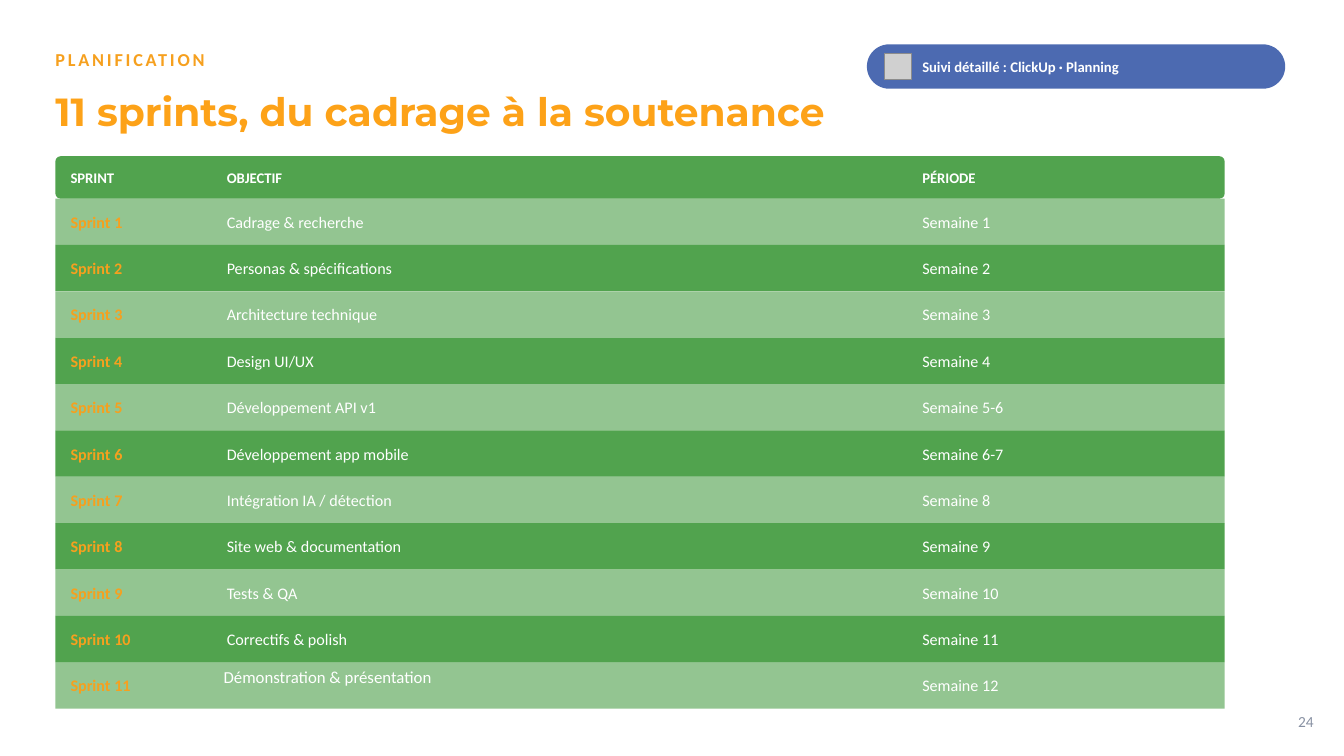
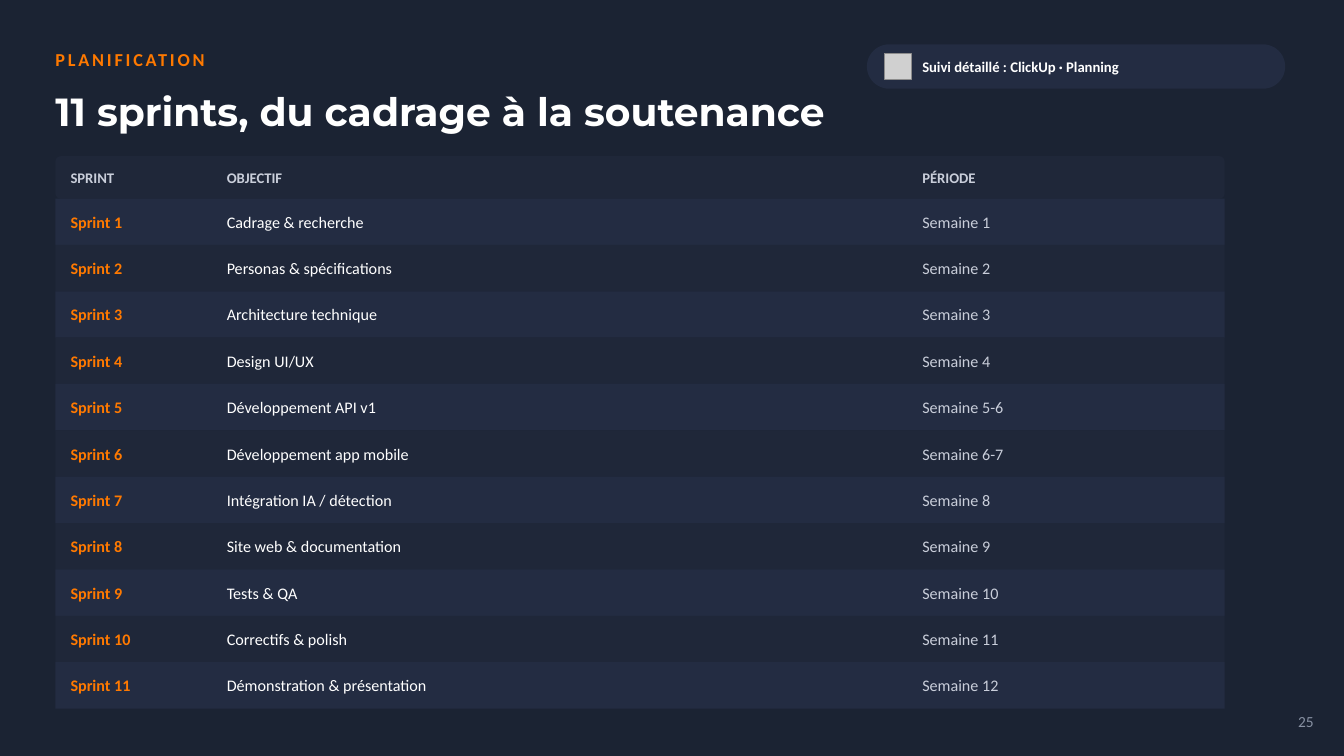
Before and after one commit to kwismo-support/Kwismo, a slide deck: slide 25 of cadrage/KWISMO_Presentation_Dark.pptx (slide 24 before the commit). Drawn at 1344x756 pixels with LibreOffice and Linux fonts; fonts in the diff are those of the drawing; grey boxes stand for pictures; background and template pictures are left out. Boxes give left, top, right and bottom in pixels: in the first picture for what was removed or moved away, otherwise in the second. Text is boxed around its words. In the diff, an @@ line names an element or a change of style, - is before the commit and + after.

```diff
--- a/cadrage/KWISMO_Presentation_Dark.pptx
+++ b/cadrage/KWISMO_Presentation_Dark.pptx
@@ background #FFFFFF to picture (left out) @@
@@ rounded rectangle at bbox=[867, 44, 1286, 89]: fill #4C6AB1 to #232C42 @@
@@ text "11 sprints, du cadrage à ..." at bbox=[55, 95, 824, 134]: text colour #FDA218 to #FFFFFF @@
@@ fill #51A34E to #1F2739 in 6 elements at bbox=[55, 156, 1225, 199], bbox=[55, 245, 1225, 291], bbox=[55, 338, 1225, 384], bbox=[55, 431, 1225, 477], bbox=[55, 523, 1225, 570], bbox=[55, 616, 1225, 662] @@
@@ fill #51A34E at 62% opacity to #232C42 in 6 elements at bbox=[55, 199, 1225, 245], bbox=[55, 291, 1225, 338], bbox=[55, 384, 1225, 431], bbox=[55, 477, 1225, 523], bbox=[55, 570, 1225, 616], bbox=[55, 662, 1225, 709] @@
@@ text colour #F6A01E to #FF7900 in 12 elements at bbox=[55, 42, 1064, 77], bbox=[71, 216, 122, 231], bbox=[71, 262, 122, 277], bbox=[71, 308, 122, 323], bbox=[71, 355, 122, 370], bbox=[71, 401, 122, 416], bbox=[71, 448, 122, 463], bbox=[71, 494, 122, 509], bbox=[71, 540, 122, 555], bbox=[71, 587, 122, 602], bbox=[71, 633, 130, 648], bbox=[71, 679, 130, 694] @@
@@ text "Démonstration & présentation": place and size @@
-text "Démonstration & présentation" at bbox=[224, 671, 432, 686]
+text "Démonstration & présentation" at bbox=[227, 680, 426, 694]
@@ text "Démonstration & présentation" at bbox=[227, 680, 426, 694]: size 12 to 11.5 pt; vertical alignment top to middle @@
@@ text colour #FFFFFF to #C9CEDA in 14 elements at bbox=[71, 173, 115, 183], bbox=[227, 173, 282, 183], bbox=[922, 170, 975, 183], bbox=[922, 217, 990, 228], bbox=[922, 263, 990, 274], bbox=[922, 309, 990, 320], bbox=[922, 356, 990, 367], bbox=[922, 402, 1003, 413], bbox=[922, 449, 1003, 460], bbox=[922, 495, 990, 506], bbox=[922, 541, 990, 552], bbox=[922, 588, 998, 599], bbox=[922, 634, 998, 645], bbox=[922, 680, 998, 691] @@
@@ text at bbox=[1298, 717, 1314, 727]: text changed @@
-24
+25
```
Also in this commit, not shown: 24 other slides changed, 2 slides added, 2 other files.
